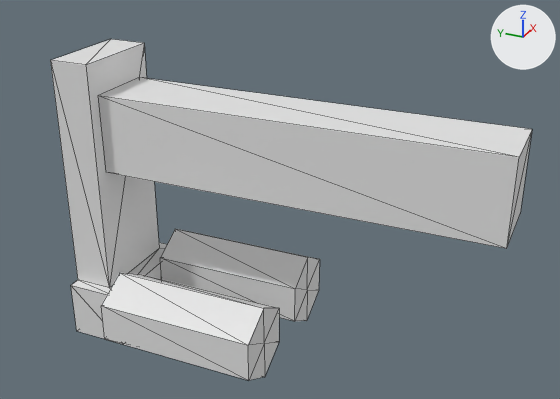
The glTF model app/public/models/OilPump.glb, before and after one commit.
The view is the same before and after, from a 50 mm lens placed at (-2346.0, -1905.0, 1228.0), pointed at (32.0, -835.0, 39.0). Arrows for +X, +Y and +Z are at upper right; the lights stay in place. Mesh edges are drawn as thin lines. Vertices at the same position are counted once.

In view in the first picture: 'OilPump'.
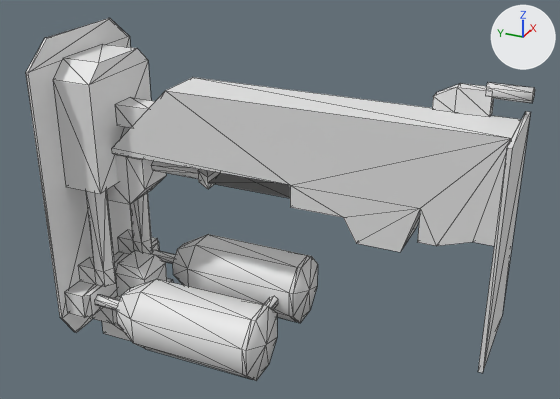
The change, as a diff of the scene's bpy script:
```diff
--- a/app/public/models/OilPump.glb.py
+++ b/app/public/models/OilPump.glb.py
@@ me_cube_017 @@
 # used by ob_oilpump; location = (0.0, 0.0, 0.0)
-me_cube_017.from_pydata(...)  # 60 vertices, 102 faces; spans x -339.0..336.0, y -1673.0..-32.0, z -683.0..526.0
+me_cube_017.from_pydata(...)  # 321 vertices, 488 faces; spans x -338.0..338.0, y -1668.0..-23.0, z -683.0..606.0
+# me_cube_017 part 1: a new loose piece, a box spanning x -184.0..184.0, y -1656.0..-1642.0, z -339.0..441.0
+# me_cube_017 part 2: the loose piece of 14 vertices spanning x -339.0..-78.0, y -880.0..-262.0, z -581.0..-279.0 is rebuilt with 34 vertices and now spans x -338.0..-78.0, y -888.0..-283.0, z -563.0..-304.0
+# me_cube_017 part 3: the loose piece of 14 vertices spanning x 75.0..336.0, y -880.0..-262.0, z -581.0..-279.0 is rebuilt with 34 vertices and now spans x 78.0..338.0, y -888.0..-283.0, z -563.0..-304.0
+# me_cube_017 part 4: the loose piece of 8 vertices spanning x -135.0..135.0, y -1673.0..-186.0, z 100.0..400.0 is rebuilt with 28 vertices and now spans x -95.0..95.0, y -1642.0..-194.0, z -8.0..441.0
+# me_cube_017 part 5: 16 vertices removed from x -230.0..230.0, y -262.0..-32.0, z -599.0..526.0; 172 vertices added at x -308.0..307.0, y -931.0..-23.0, z -604.0..606.0
+# me_cube_017 part 6: 25 vertices added at x 77.0..127.0, y -1668.0..-1359.0, z 441.0..545.0
+# me_cube_017 part 7: 12 vertices added at x -78.0..78.0, y -807.0..-769.0, z -455.0..-411.0
```

Pixel boxes (x1, y1, x2, y2) of what changed, in the pictures (560 x 399 px):
'OilPump', reshaped (6% taller)
    before: (50, 39, 532, 380)
    after: (26, 18, 535, 381)
part 1 of me_cube_017, added
    after: (478, 111, 531, 373)
part 2 of me_cube_017, rebuilt (9% narrower)
    before: (101, 273, 279, 380)
    after: (116, 279, 277, 381)
part 3 of me_cube_017, rebuilt (9% narrower)
    before: (160, 229, 320, 321)
    after: (173, 234, 318, 323)
part 4 of me_cube_017, rebuilt
    before: (98, 77, 532, 248)
    after: (112, 77, 522, 252)
part 5 of me_cube_017, built on
    before: (50, 39, 167, 339)
    after: (26, 18, 290, 333)
part 6 of me_cube_017, added
    after: (432, 82, 535, 117)
part 7 of me_cube_017, added
    after: (263, 296, 278, 310)
